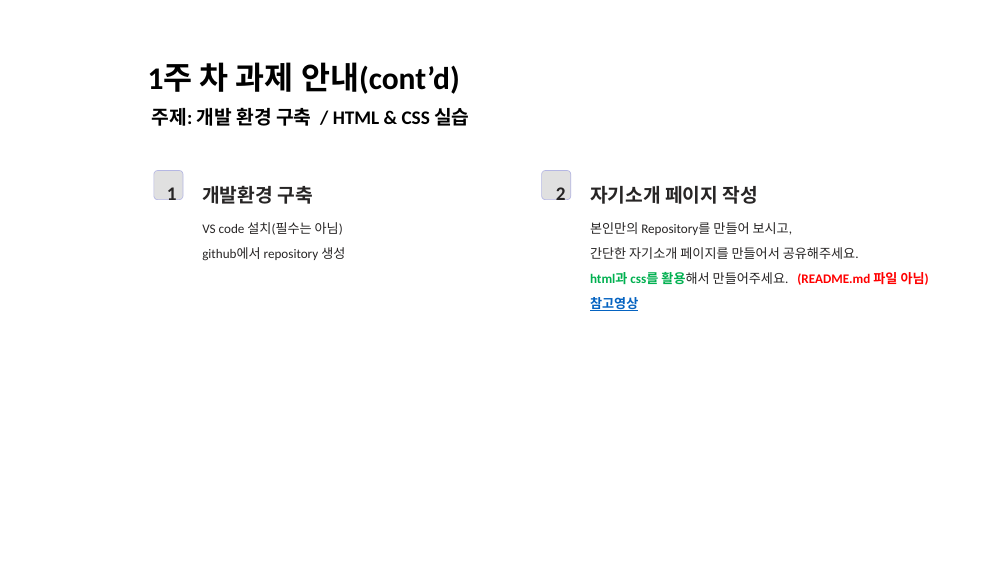
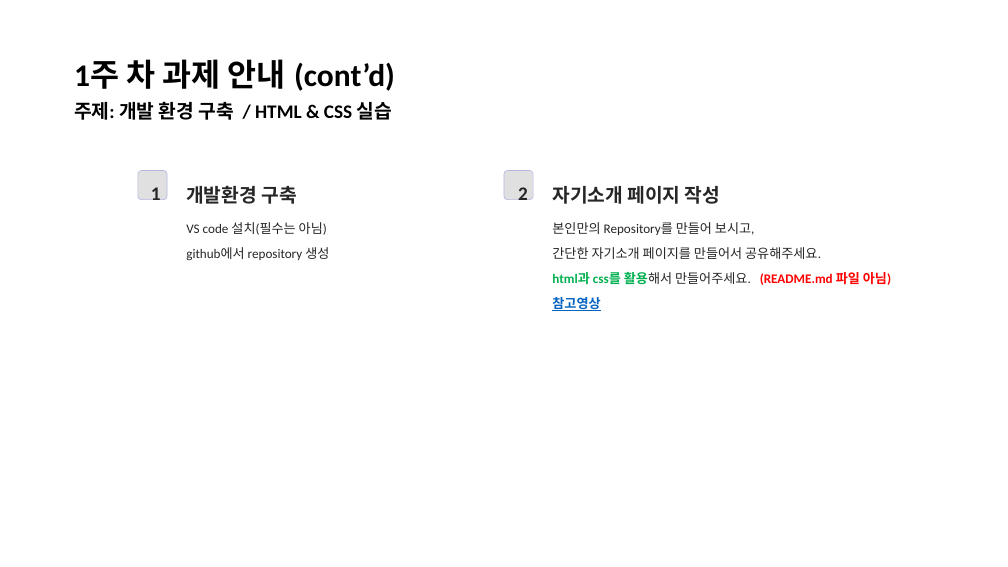
Before and after one commit to dububuri/frontend-bootcamp, a slide deck: slide 3 of files/과제안내서_jay.pptx. Drawn at 1008x567 pixels with LibreOffice and Linux fonts; fonts in the diff are those of the drawing. Boxes give left, top, right and bottom in pixels: in the first picture for what was removed or moved away, otherwise in the second. Text is boxed around its words. In the diff, an @@ line names an element or a change of style, - is before the commit and + after.

Commit message:
first commit

```diff
--- a/files/과제안내서_jay.pptx
+++ b/files/과제안내서_jay.pptx
@@ text at (74,59,395,91): spaces changed @@
-1주 차 과제 안내(cont’d)
+1주 차 과제 안내 (cont’d)
@@ text "주제: 개발 환경 구축 / ...": place and size @@
-text "주제: 개발 환경 구축 / ..." at (152,107,469,126)
+text "주제: 개발 환경 구축 / ..." at (74,101,392,120)
@@ 2 texts, 1 rectangle, 1 rounded rectangle: place and size @@
-2 texts, 1 rectangle, 1 rounded rectangle at (154,171,345,261)
+2 texts, 1 rectangle, 1 rounded rectangle at (138,171,329,261)
@@ 1 rectangle, 1 text, 1 rounded rectangle: place and size @@
-1 rectangle, 1 text, 1 rounded rectangle at (542,171,758,204)
+1 rectangle, 1 text, 1 rounded rectangle at (504,171,720,204)
@@ text "본인만의 Repository를 만들어 보시고,": place and size @@
-text "본인만의 Repository를 만들어 보시고," at (590,222,929,285)
+text "본인만의 Repository를 만들어 보시고," at (552,222,891,285)
@@ text "본인만의 Repository를 만들어 보시고," at (552,222,891,285): list level 1 to 2 in "참고영상" @@
```
